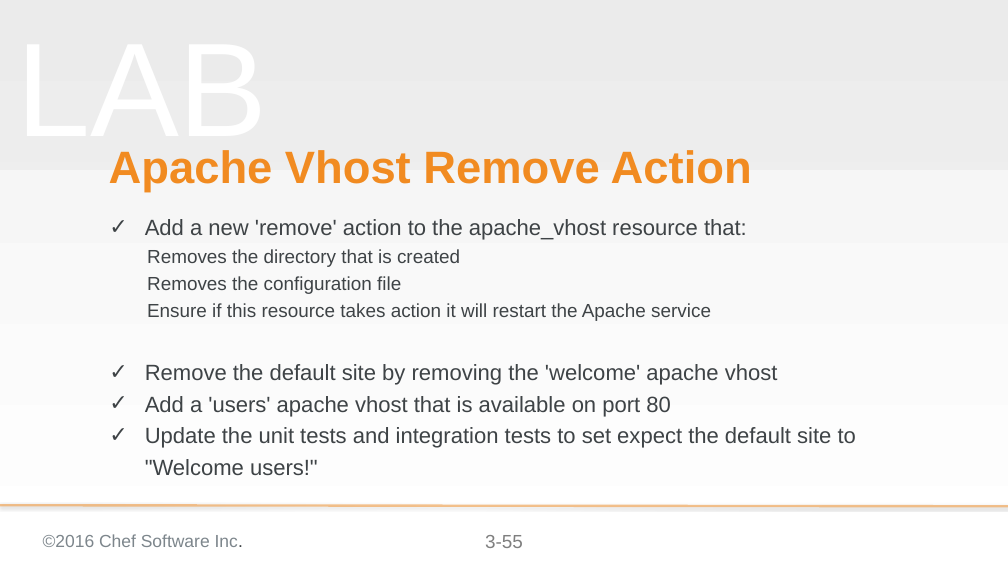
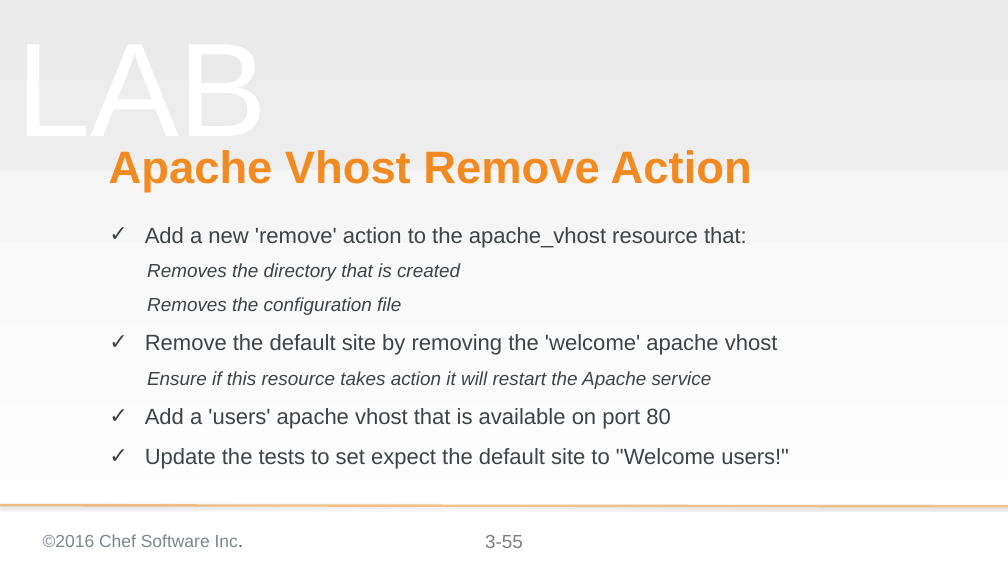
Before and after one commit to chef-training/extending_cookbooks, a slide deck: slide 55 of 03-creating_a_custom_resource-linux.pptx. Drawn at 1008x567 pixels with LibreOffice and Linux fonts; fonts in the diff are those of the drawing; background and template pictures are left out. Boxes give left, top, right and bottom in pixels: in the first picture for what was removed or moved away, otherwise in the second. Text is boxed around its words. In the diff, an @@ line names an element or a change of style, - is before the commit and + after.

```diff
--- a/03-creating_a_custom_resource-linux.pptx
+++ b/03-creating_a_custom_resource-linux.pptx
@@ subtitle at (145,227,747,429): italic on in "Removes the directory that is created", "Removes the configuration file", "Ensure if this resource takes action it ..."; line spacing 1.2 to 1.5; list level 2 to 3 in "Ensure if this resource takes ..." @@
@@ subtitle at (145,334,778,355): paragraph added @@
+✓ Remove the default site by removing the 'welcome' apache vhost
@@ subtitle at (145,364,778,385): paragraph removed @@
-✓ Remove the default site by removing the 'welcome' apache vhost
@@ subtitle at (145,448,789,469): text changed @@
-✓ Update the unit tests and integration tests to set expect the default site to "Welcome users!"
+✓ Update the tests to set expect the default site to "Welcome users!"
```
Also in this commit, not shown: 43 other slides changed.
